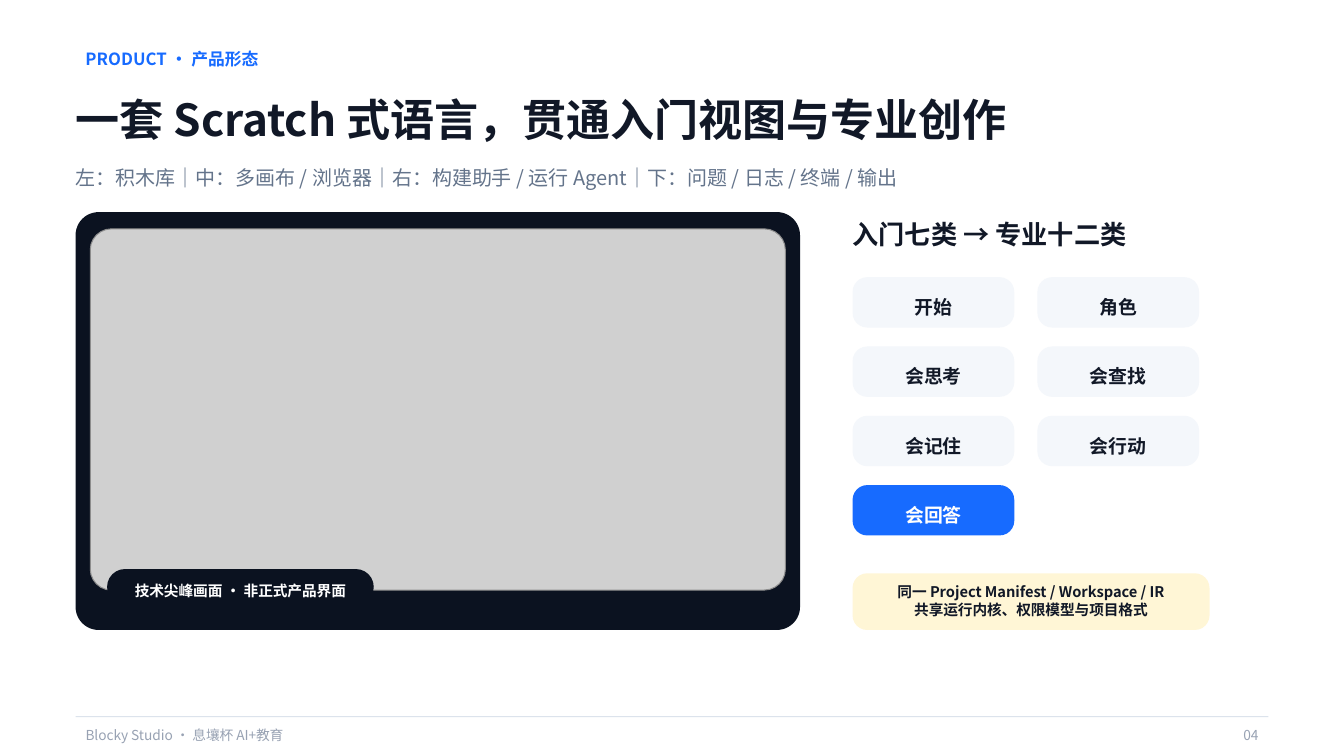
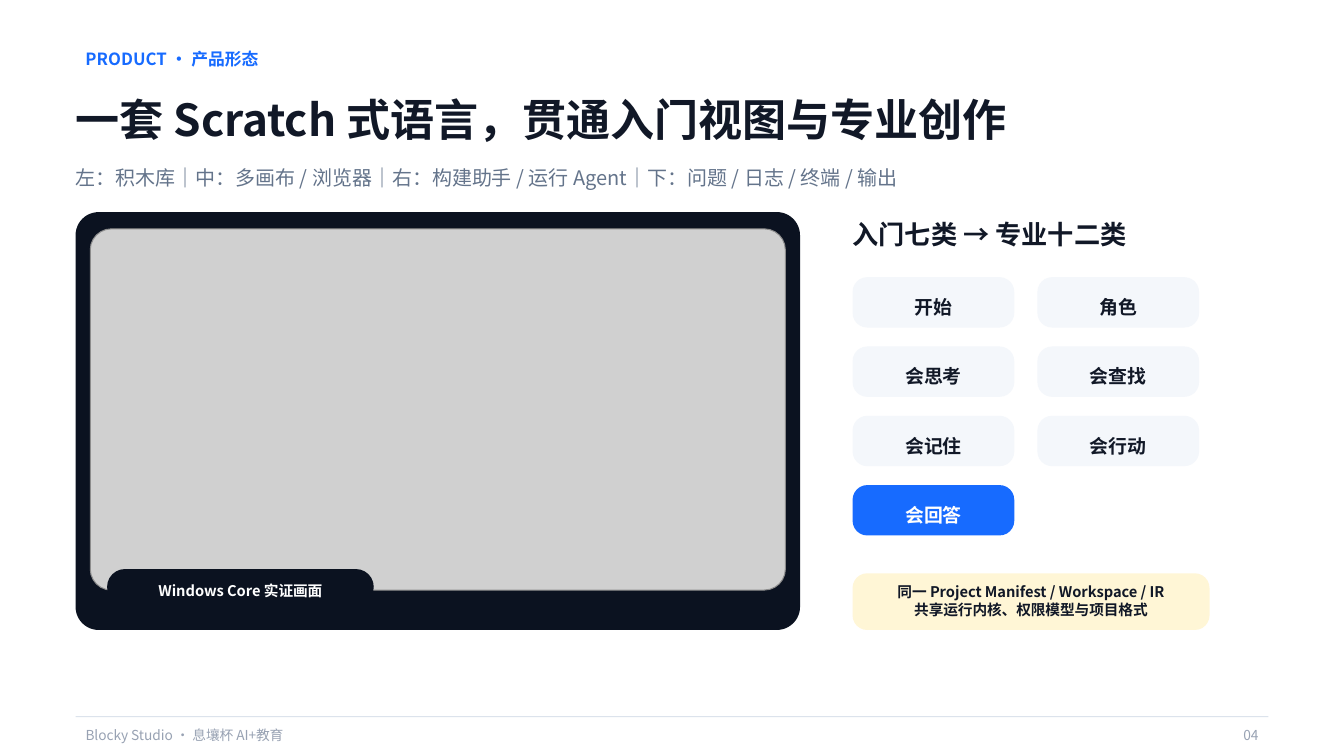
Before and after one commit to q2955161835-debug/Blocky-AI, a slide deck: slide 4 of PPT与商业计划书/Blocky-Studio-息壤杯-AI+教育.pptx. Drawn at 1344x756 pixels with LibreOffice and Linux fonts; fonts in the diff are those of the drawing; grey boxes stand for pictures. Boxes give left, top, right and bottom in pixels: in the first picture for what was removed or moved away, otherwise in the second. Text is boxed around its words. In the diff, an @@ line names an element or a change of style, - is before the commit and + after.

```diff
--- a/PPT与商业计划书/Blocky-Studio-息壤杯-AI+教育.pptx
+++ b/PPT与商业计划书/Blocky-Studio-息壤杯-AI+教育.pptx
@@ text at [158,583,322,598]: text changed @@
-技术尖峰画面 · 非正式产品界面
+Windows Core 实证画面
```
Also in this commit, not shown: 9 other slides changed, 2 other files.
